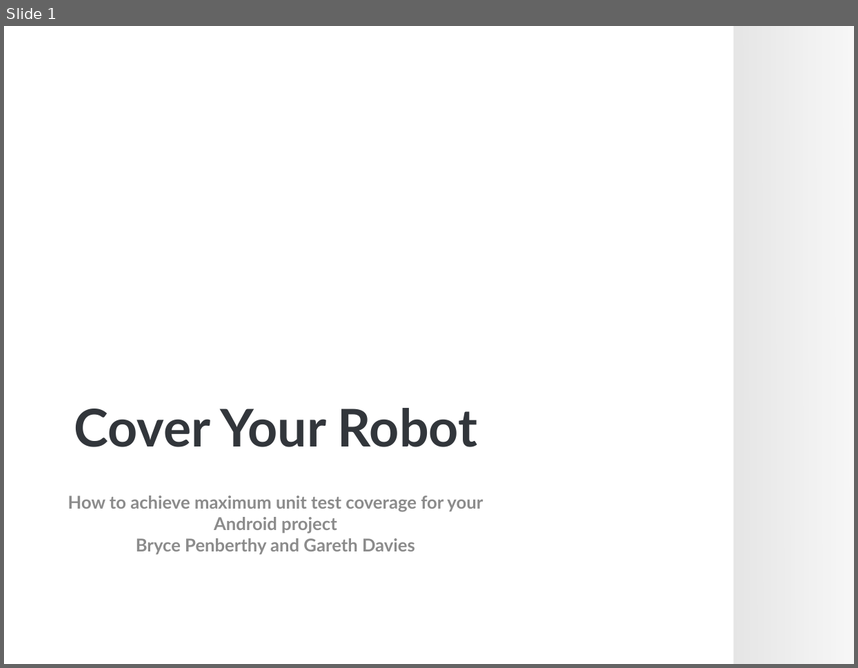
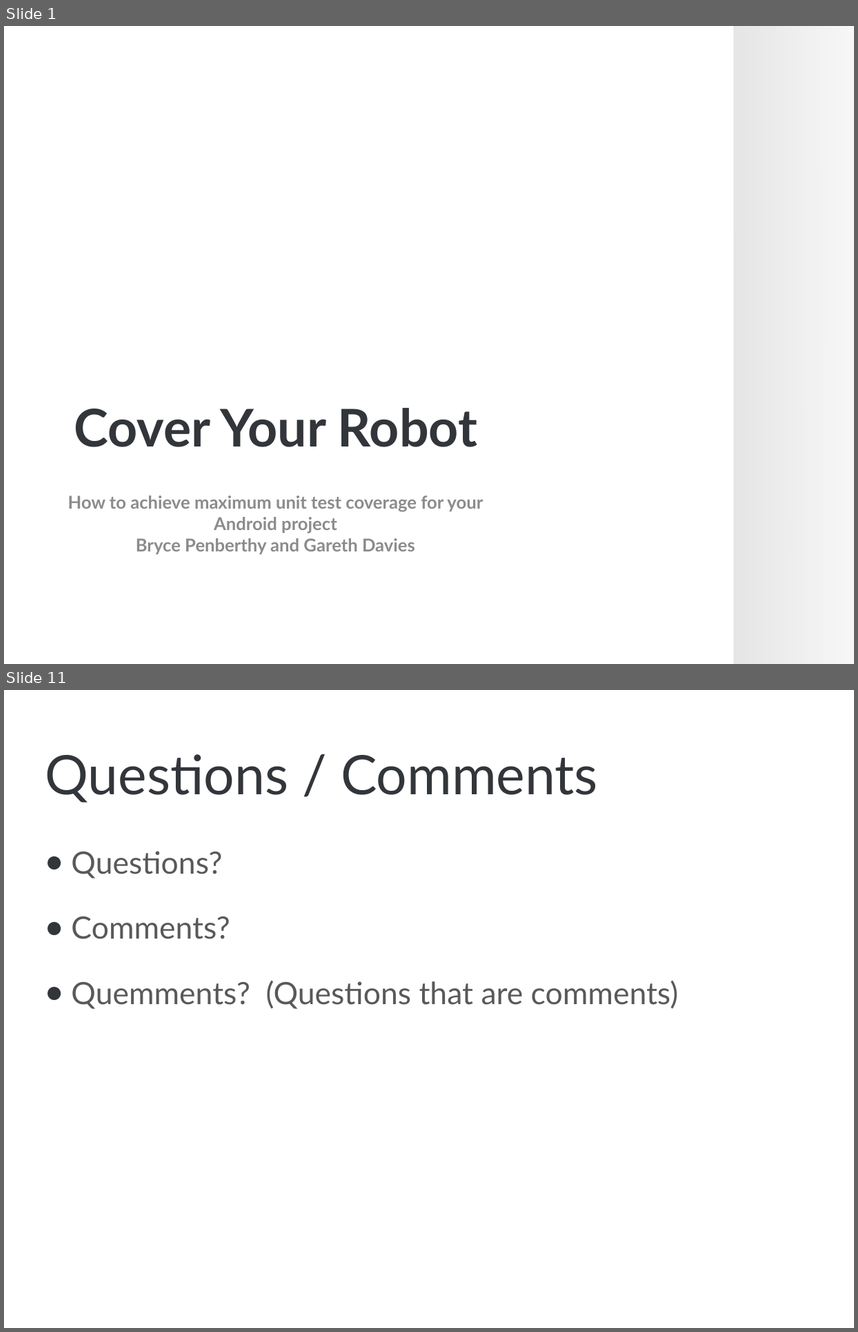
Before and after one commit to brycep/thomas, a slide deck: thomas-android/src/main/presentations/Unit Testing.pptx. Shown one above the other, each under a label of ours: slide 1 before the commit, slides 1 and 11 after it; the slides between them are not shown. The pictures are 858x668 and 858x1332 pixels, drawn with LibreOffice and Linux fonts; fonts in the diff are those of the drawing; background and template pictures are left out. Boxes give left, top, right and bottom in pixels: in the first picture for what was removed or moved away, otherwise in the second. Text is boxed around its words. In the diff, an @@ line names an element or a change of style, - is before the commit and + after.

```diff
--- a/thomas-android/src/main/presentations/Unit Testing.pptx
+++ b/thomas-android/src/main/presentations/Unit Testing.pptx
@@ slide 11 added at (4, 690, 854, 1328), background picture (left out) @@
@@ title added at (45, 754, 598, 802), 46 pt, text #32363B @@
+Questions / Comments
@@ text added at (71, 851, 678, 1009), 26 pt, text #595959 @@
+● Questions?
+● Comments?
+● Quemments? (Questions that are comments)
```
Also in this commit, not shown: 9 other slides added.
